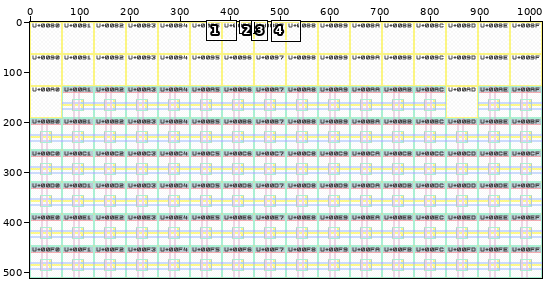
Pixel-art file, stored at projects/Latin-1 Supplement/design.aseprite. Above, an overview of the earlier version with the close-up marked.
Close-up. Old version:
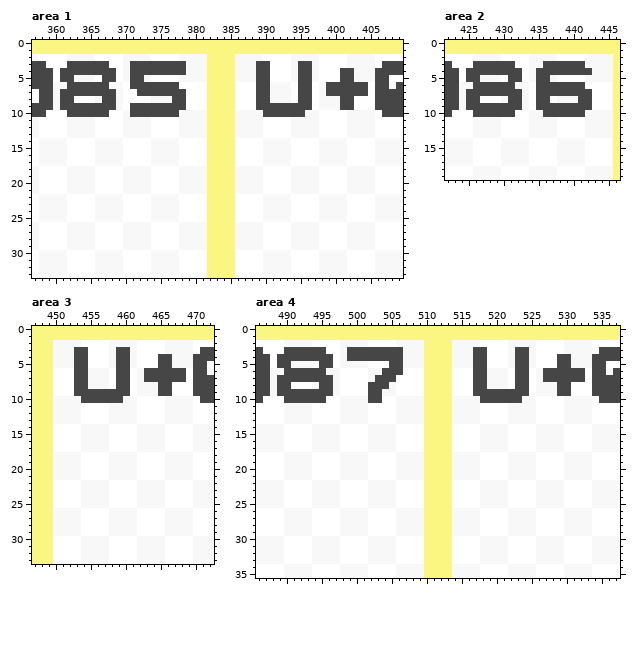
1024x512 pixels, 1 frame. Colours within 5 levels of each other are drawn and written as one. Shown: area 1: x 357..409, y 0..33; area 2: x 422..446, y 0..19; area 3: x 447..472, y 0..33; area 4: x 486..537, y 0..35. The commit also changed other parts of the picture, which this record leaves out.
The same view after the edit:
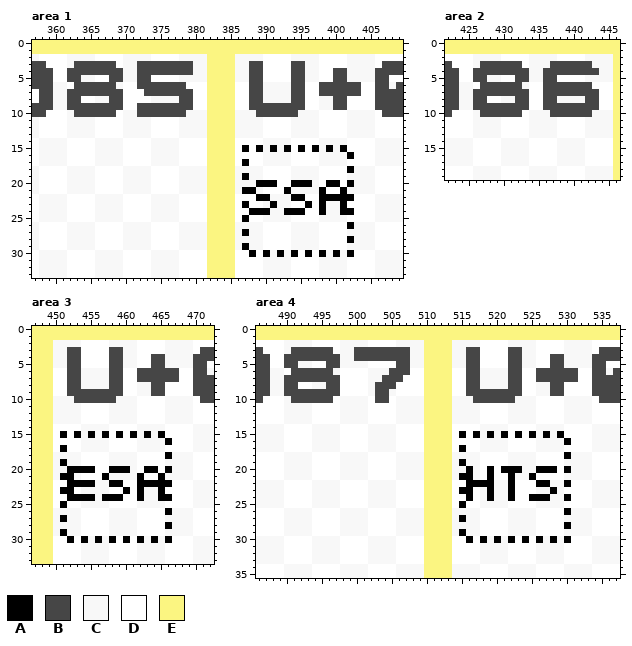
Palette (. is transparent): A #000000  B #464646  C #f8f8f8  D #ffffff  E #fbf581
Difference:
Changed rows in their new state; - is an unchanged pixel.
Area 1, layer "Font Table":
first column x 361:
 3 -C-----B--C-------B--------B-D---B-C--------
 4 D-------B-C-------B--------B-D---B-C---B-C--
 5 D-B---D-B-C-B--------------B-D---B-C---B-C--
 6 -D-----B--D------B---------B-C---B-D-B-----D
 7 C-------B--D------B--------B-C---B-D-B-----D
 8 C-B---C-B-------C-B--------B-C---B-D---B-D--
 9 C-------B-D-------B--------B-------D---B-D--
10 -C-----B--C------B----------B-----C---------
first column x 387:
15 A-A-A-A-A-A-A-A-
16 ---------------A
17 A---------------
18 ---------------A
19 A---------------
20 --AAA--AAA--AA-A
21 AA----A----A--A-
22 --AA---AA--AAAAA
23 A---A----A-A--A-
24 -AAA--AAA--A--AA
25 A---------------
26 ---------------A
27 A---------------
28 ---------------A
29 A---------------
30 -A-A-A-A-A-A-A-A
Area 2, layer "Font Table":
first column x 425:
 3 -C-----B---C-----B-
 4 D-------B-C-------B
 5 D-B---D-B-C-B------
 6 -D-----B--D------B-
 7 C-------B-D-------B
 8 C-B---C-B-D-B---C-B
 9 C-------B-D-------B
10 -C-----B---C-----B-
Area 3, layer "Font Table":
first column x 452:
 3 B-D---B-C--------
 4 B-D---B-C---B-C--
 5 B-D---B-C---B-C--
 6 B-C---B-D-B-----D
 7 B-C---B-D-B-----D
 8 B-C---B-D---B-D--
 9 B-------D---B-D--
10 -B-----C---------
first column x 451:
15 A-A-A-A-A-A-A-A-
16 ---------------A
17 A---------------
18 ---------------A
19 A---------------
20 -AAAA--AAA--AA-A
21 AA----A----A--A-
22 -AAAA--AA--AAAAA
23 AA-------A-A--A-
24 -AAAA-AAA--A--AA
25 A---------------
26 ---------------A
27 A---------------
28 ---------------A
29 A---------------
30 -A-A-A-A-A-A-A-A
Area 4, layer "Font Table":
first column x 489:
 3 -C-----B--C-------B--------B-D---B-C--------
 4 D-------B-C-------B--------B-D---B-C---B-C--
 5 D-B---D-B-------D-B--------B-D---B-C---B-C--
 6 -D-----B-------C--B--------B-C---B-D-B-----D
 7 C-------B-----C--B---------B-C---B-D-B-----D
 8 C-B---C-B----C--B----------B-C---B-D---B-D--
 9 C-------B----C-B-----------B-------D---B-D--
10 -C-----B-----D-B------------B-----C---------
first column x 515:
15 A-A-A-A-A-A-A-A-
16 ---------------A
17 A---------------
18 ---------------A
19 A---------------
20 -A--A-AAA--AAA-A
21 AA--A--A--A-----
22 -AAAA--A---AA--A
23 AA--A--A-----A--
24 -A--A--A--AAA--A
25 A---------------
26 ---------------A
27 A---------------
28 ---------------A
29 A---------------
30 -A-A-A-A-A-A-A-A
